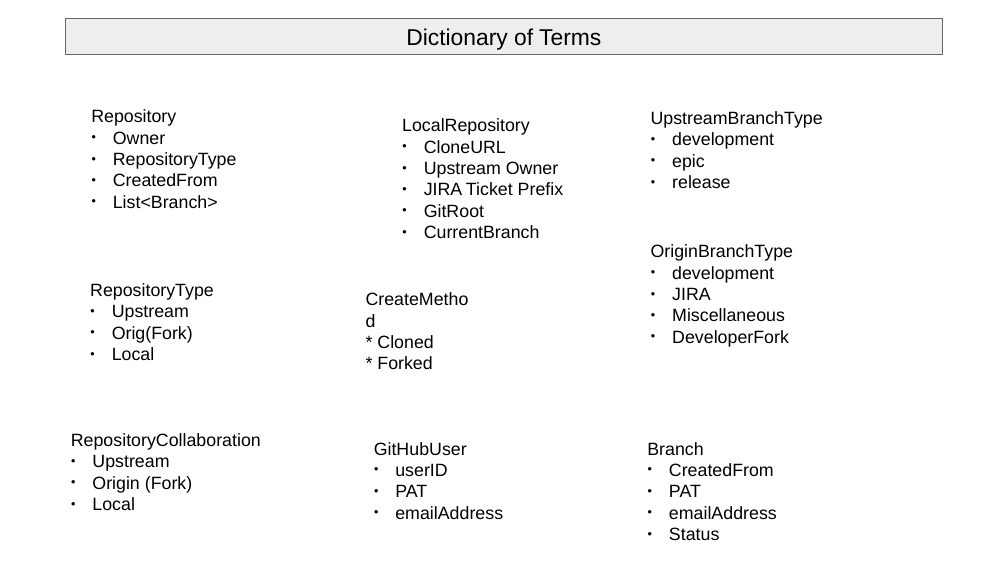
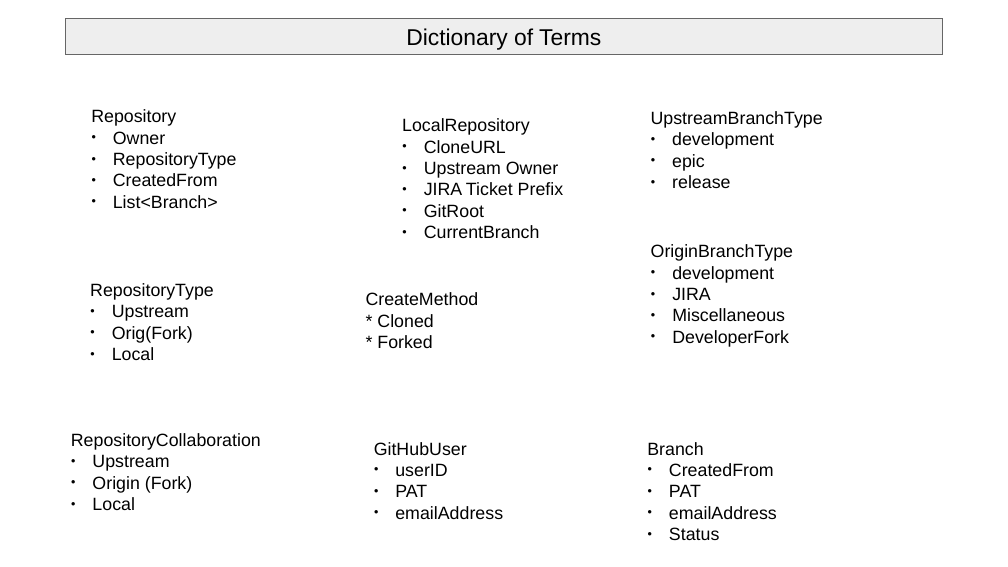
Before and after one commit to hardeepsinghespn/git4JIRA, a slide deck: slide 1 of Documentation/Metaphors.odp. Drawn at 1008x567 pixels with LibreOffice and Linux fonts; fonts in the diff are those of the drawing. Boxes give left, top, right and bottom in pixels: in the first picture for what was removed or moved away, otherwise in the second. Text is boxed around its words. In the diff, an @@ line names an element or a change of style, - is before the commit and + after.

```diff
--- a/Documentation/Metaphors.odp
+++ b/Documentation/Metaphors.odp
@@ text "CreateMethod" rewrapped from <box>377,335,433,369</box> to <box>366,292,479,348</box> @@
```
Also in this commit, not shown: 6 other files.
